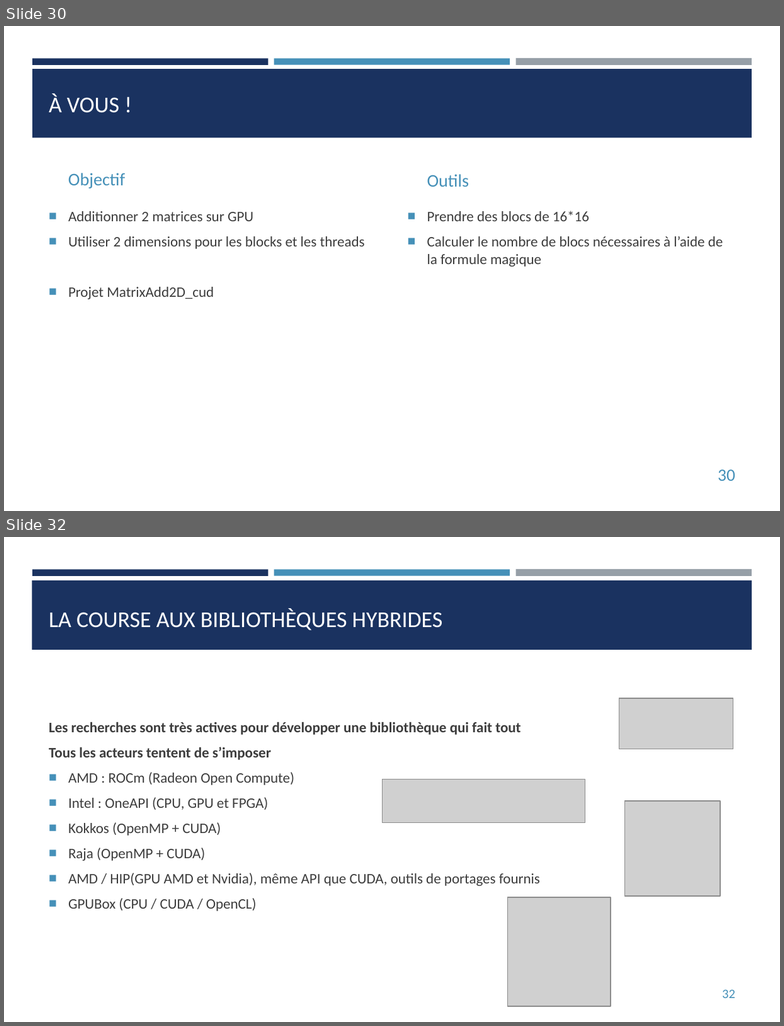
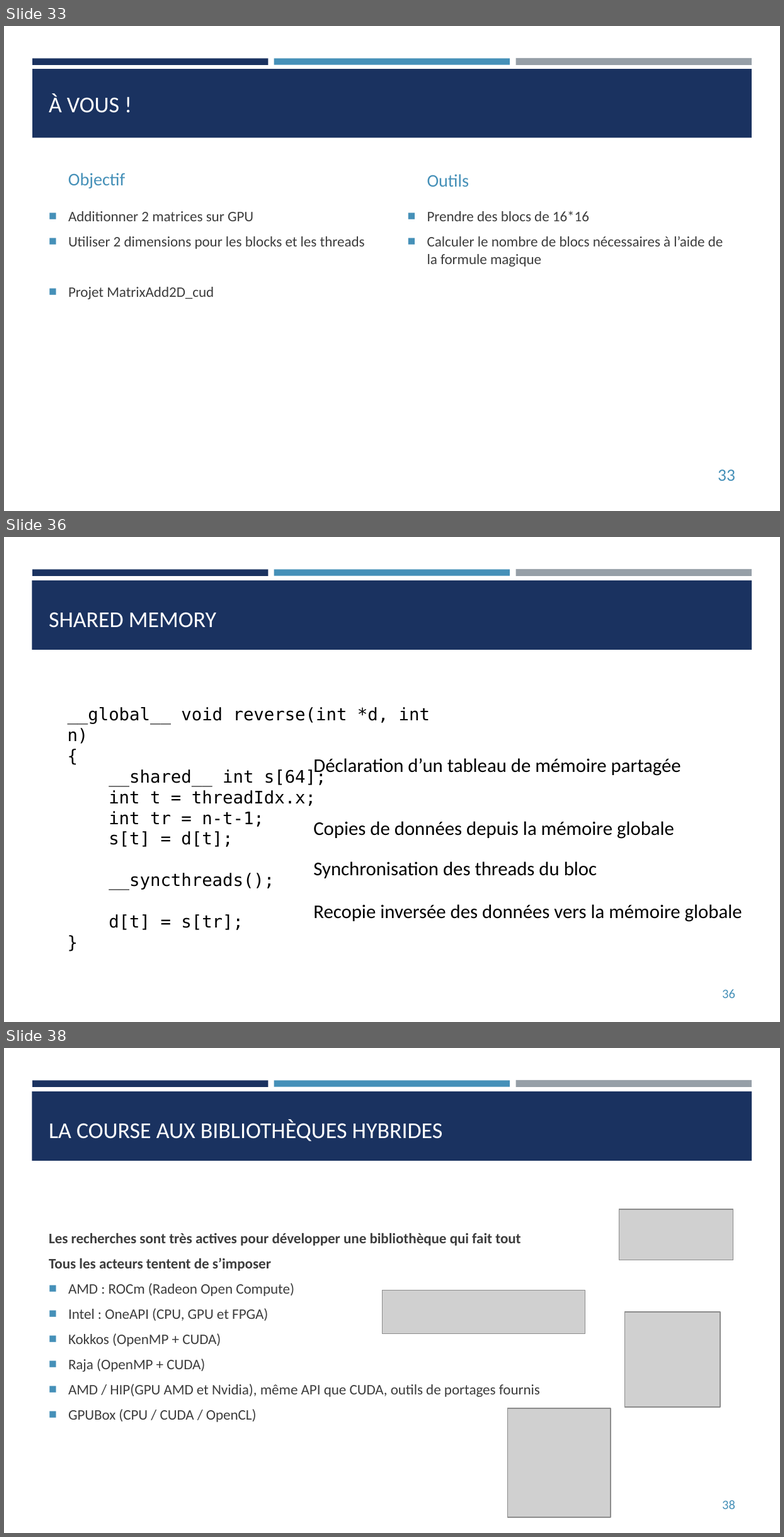
Before and after one commit to franckginguene/hpc_formation_scalian, a slide deck: Diapos/HPC_CUDA.pptx. Shown one above the other, each under a label of ours: slides 30 and 32 before the commit, slides 33, 36 and 38 after it; the slides between them are not shown. The pictures are 784x1026 and 784x1537 pixels, drawn with LibreOffice and Linux fonts; fonts in the diff are those of the drawing; grey boxes stand for pictures. Boxes give left, top, right and bottom in pixels: in the first picture for what was removed or moved away, otherwise in the second. Text is boxed around its words. In the diff, an @@ line names an element or a change of style, - is before the commit and + after.

```diff
--- a/Diapos/HPC_CUDA.pptx
+++ b/Diapos/HPC_CUDA.pptx
@@ slide 36 added at bbox=[4, 537, 780, 1022], background #FFFFFF; not listed: 4 template elements that a slide beside it also shows @@
@@ title added at bbox=[49, 612, 216, 628], 21 pt, text #FFFFFF @@
+SHARED MEMORY
@@ text added at bbox=[68, 707, 430, 930], 16 pt, text #000000 @@
+__global__ void reverse(int *d, int n)
+{
+__shared__ int s[64];
+int t = threadIdx.x;
+int tr = n-t-1;
+s[t] = d[t];
+__syncthreads();
+d[t] = s[tr];
+}
@@ text added at bbox=[313, 758, 681, 776], 18 pt, text #000000 @@
+Déclaration d’un tableau de mémoire partagée
@@ text added at bbox=[313, 821, 674, 839], 18 pt, text #000000 @@
+Copies de données depuis la mémoire globale
@@ text added at bbox=[313, 861, 597, 878], 18 pt, text #000000 @@
+Synchronisation des threads du bloc
@@ text added at bbox=[313, 904, 742, 922], 18 pt, text #000000 @@
+Recopie inversée des données vers la mémoire globale
@@ page number added at bbox=[722, 989, 735, 998], 12 pt, text #4590B8 @@
+36
@@ what was slide 30 is now slide 33 @@
@@ page number at bbox=[718, 470, 735, 481]: text changed @@
-30
+33
@@ what was slide 32 is now slide 38 @@
@@ page number at bbox=[722, 1500, 735, 1509]: text changed @@
-32
+38
```
Also in this commit, not shown: 2 slides changed, 5 other slides added.
